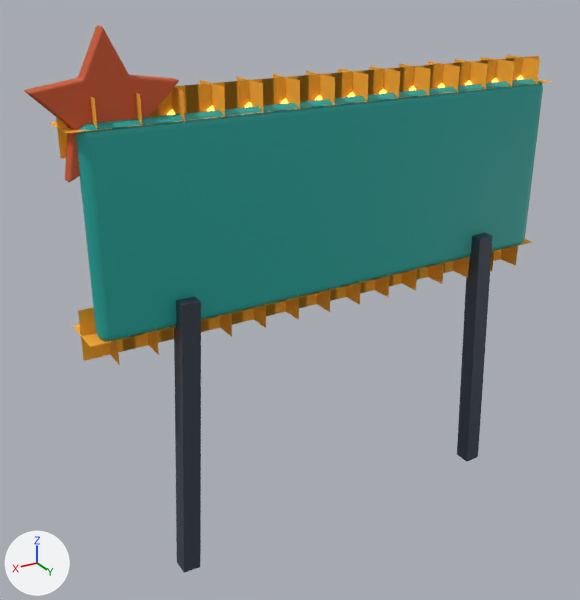
The glTF model art/models/dune_sign.glb as it was, and as the next commit left it.
Before and after are seen from a 50 mm camera at (5.98, 8.6, 7.87) aimed at (0.64, -0.29, 3.43). Lighting does not change. The marker at lower left points along +X, +Y and +Z. The older version comes first. Vertices at exactly the same position are counted once.

Script lines for the objects in view, before the commit:
```python
me_sign = bpy.data.meshes.new('Sign')
me_sign.from_pydata(...)  # 2036 vertices, 3356 faces; spans x -3.64..3.94, y -0.54..0.32, z -0.01..7.19
# faces by material slot: [24, 108, 108, 944, 1444, 560, 168]
me_sign.materials.append(mat_steeldark)  # greyish blue #454d5a
me_sign.materials.append(mat_teal)  # cyan #21a89f
me_sign.materials.append(mat_towercream)  # beige #efe2c6
me_sign.materials.append(mat_rust)  # orange #d0582c
me_sign.materials.append(mat_navy)  # dark blue #283a63
me_sign.materials.append(mat_bulbamber)  # orange #ffc24a, glowing orange #ffc24a
me_sign.materials.append(mat_bulbhalo)  # orange #ffb030
ob_sign = bpy.data.objects.new('Sign', me_sign)
ob_sign.location = (0.0, 0.0, 0.0)
```
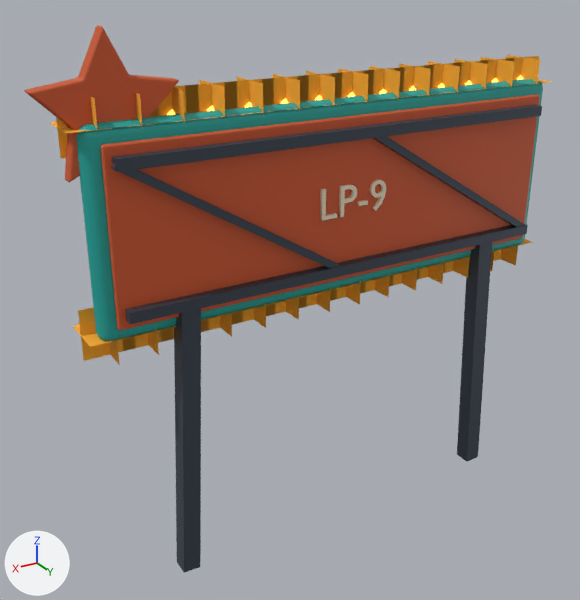
What differs and where, as boxes [x1, y1, x2, y2] in the pictures (580 x 600 px):
```json
{"part": 1, "of": "me_sign", "change": "added", "after": [125, 224, 528, 324]}
{"part": 2, "of": "me_sign", "change": "added", "after": [112, 104, 542, 172]}
{"part": 3, "of": "me_sign", "change": "added", "after": [369, 179, 386, 211]}
{"part": 4, "of": "me_sign", "change": "added", "after": [357, 200, 368, 206]}
{"part": 5, "of": "me_sign", "change": "added", "after": [339, 185, 357, 217]}
{"part": 6, "of": "me_sign", "change": "added", "after": [320, 188, 337, 220]}
{"part": 7, "of": "me_sign", "change": "added", "after": [100, 95, 540, 330], "on screen": "orange"}
{"part": 8, "of": "me_sign", "change": "added", "after": [111, 136, 525, 268]}
```

Scene script edits in JSON lines:
```json
{"block": "me_sign", "where": "# used by ob_sign; location = (0.0, 0.0, 0.0)"}
{"op": "remove", "block": "me_sign", "code": "me_sign.from_pydata(...)  # 2036 vertices, 3356 faces; spans x -3.64..3.94, y -0.54..0.32, z -0.01..7.19"}
{"op": "add", "block": "me_sign", "code": "me_sign.from_pydata(...)  # 2252 vertices, 3760 faces; spans x -3.64..3.94, y -0.54..0.37, z -0.01..7.19"}
{"block": "me_sign", "change": "me_sign part 1: a new loose piece, a box spanning x -3.2..3.2, y 0.23..0.37, z 3.93..4.07, in mat_steeldark (greyish blue #454d5a)"}
{"block": "me_sign", "change": "me_sign part 2: a new loose piece, a box spanning x -3.2..3.2, y 0.23..0.37, z 5.73..5.87, in mat_steeldark (greyish blue #454d5a)"}
{"block": "me_sign", "change": "me_sign part 3: the loose piece of 68 vertices spanning x 2.15..2.45, y -0.23..-0.17, z 5.08..5.57 is copied, and the copy is scaled about its middle by (-0.857, -0.667, 0.857), then moved by (-2.69, 0.45, -0.4), in mat_towercream (beige #efe2c6); it spans x -0.52..-0.27, y 0.23..0.27, z 4.71..5.13"}
{"block": "me_sign", "change": "me_sign part 4: a new loose piece, a box spanning x -0.223..-0.077, y 0.23..0.27, z 4.824..4.88, in mat_towercream (beige #efe2c6)"}
{"block": "me_sign", "change": "me_sign part 5: the loose piece of 40 vertices spanning x 0.63..0.93, y -0.23..-0.17, z 5.09..5.57 is copied, and the copy is scaled about its middle by (-0.857, -0.667, 0.857), then moved by (-0.7, 0.45, -0.4), in mat_towercream (beige #efe2c6); it spans x -0.05..0.21, y 0.23..0.27, z 4.72..5.13"}
{"block": "me_sign", "change": "me_sign part 6: the loose piece of 12 vertices spanning x 0.83..0.94, y -0.22..-0.18, z 4.47..4.66 is copied, and the copy is scaled about its middle by (-2.14, -1, 2.14), then moved by (-0.51, 0.45, 0.36), in mat_towercream (beige #efe2c6); it spans x 0.26..0.5, y 0.23..0.27, z 4.72..5.13"}
{"block": "me_sign", "change": "me_sign part 7: a new loose piece of 56 vertices spanning x -3.3..3.3, y 0.15..0.23, z 3.8..6.0, in mat_rust (orange #d0582c)"}
{"block": "me_sign", "change": "me_sign part 8"}
{"block": "me_sign", "change": "8 vertices are added at x -3.23..0.23, y 0.25..0.35, z 3.96..4.04"}
{"block": "me_sign", "change": "8 new vertices lie (3.0, 0.0, 1.8) away from vertices in x -3.23..0.23, y 0.25..0.35, z 3.96..4.04"}
{"block": "me_sign", "change": "24 new faces join them, mat_steeldark (greyish blue #454d5a)"}
```
